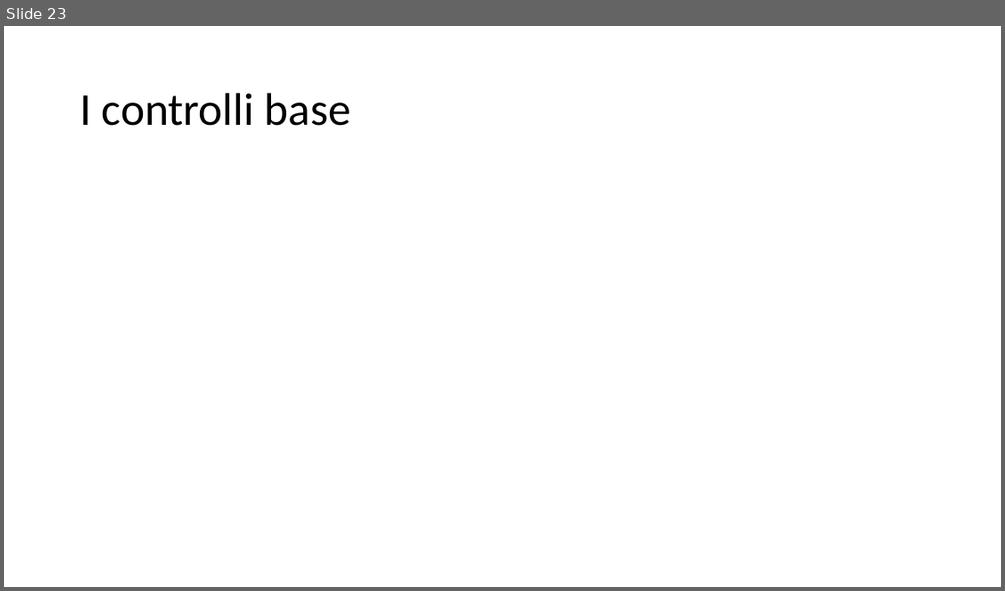
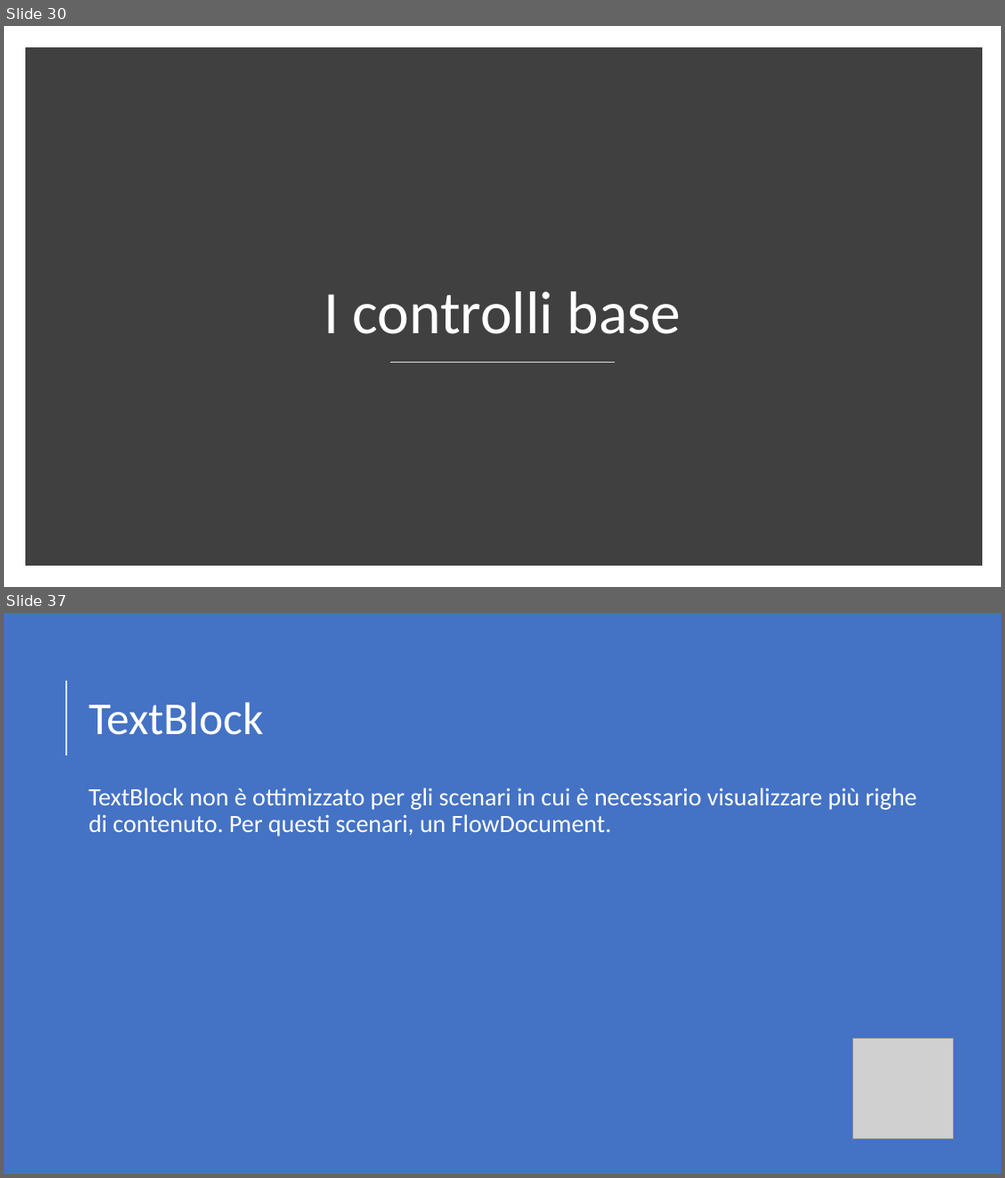
Before and after one commit to danieleromanazzi/wpf-tutorial, a slide deck: wpf-tutorial.pptx. Shown one above the other, each under a label of ours: slide 23 before the commit, slides 30 and 37 after it; the slides between them are not shown. The pictures are 1005x591 and 1005x1178 pixels, drawn with LibreOffice and Linux fonts; fonts in the diff are those of the drawing; grey boxes stand for pictures. Boxes give left, top, right and bottom in pixels: in the first picture for what was removed or moved away, otherwise in the second. Text is boxed around its words. In the diff, an @@ line names an element or a change of style, - is before the commit and + after.

```diff
--- a/wpf-tutorial.pptx
+++ b/wpf-tutorial.pptx
@@ slide 37 added at (4, 613, 1001, 1174), background #4472C4 @@
@@ line added from (66, 755) to (66, 681), #FFFFFF 1.5 pt @@
@@ title added at (89, 702, 263, 735), 44 pt, text #FFFFFF @@
+TextBlock
@@ text added at (89, 787, 917, 836), 24 pt, text #FFFFFF @@
+TextBlock non è ottimizzato per gli scenari in cui è necessario visualizzare più righe di contenuto. Per questi scenari, un FlowDocument.
@@ picture added at (853, 1038, 954, 1140) @@
@@ what was slide 23 is now slide 30 @@
@@ slide 30 changed as well @@
@@ rectangle added at (30, 52, 977, 561), fill #404040, outline #404040 10 pt @@
@@ title "I controlli base": place and size @@
-title "I controlli base" at (80, 93, 351, 126)
+title "I controlli base" at (324, 291, 681, 334)
@@ title "I controlli base" at (324, 291, 681, 334): size 44 to 58 pt, text colour #000000 to #FFFFFF; alignment left to centre; vertical alignment middle to bottom @@
@@ line added from (390, 362) to (615, 362), #D9D9D9 1 pt @@
```
Also in this commit, not shown: 16 other slides changed, 56 other slides added, 4 slides removed, 3 other files.
